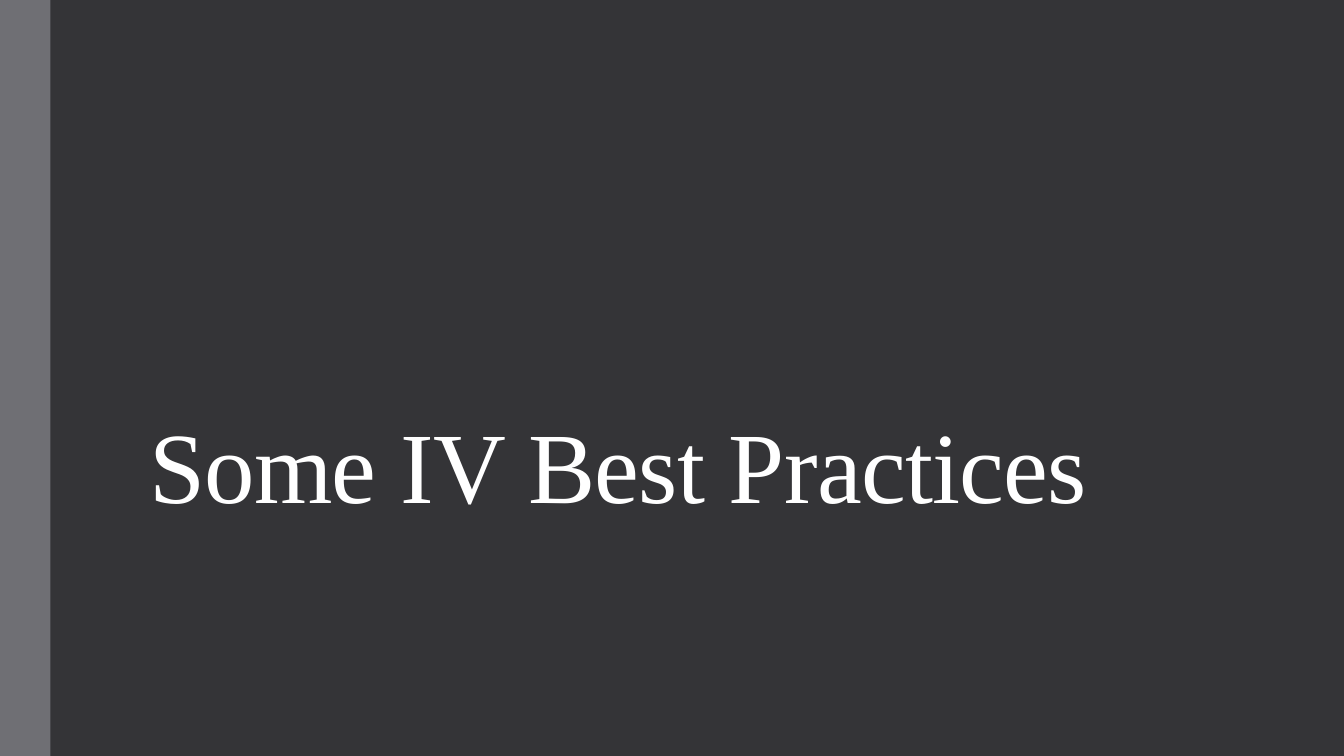
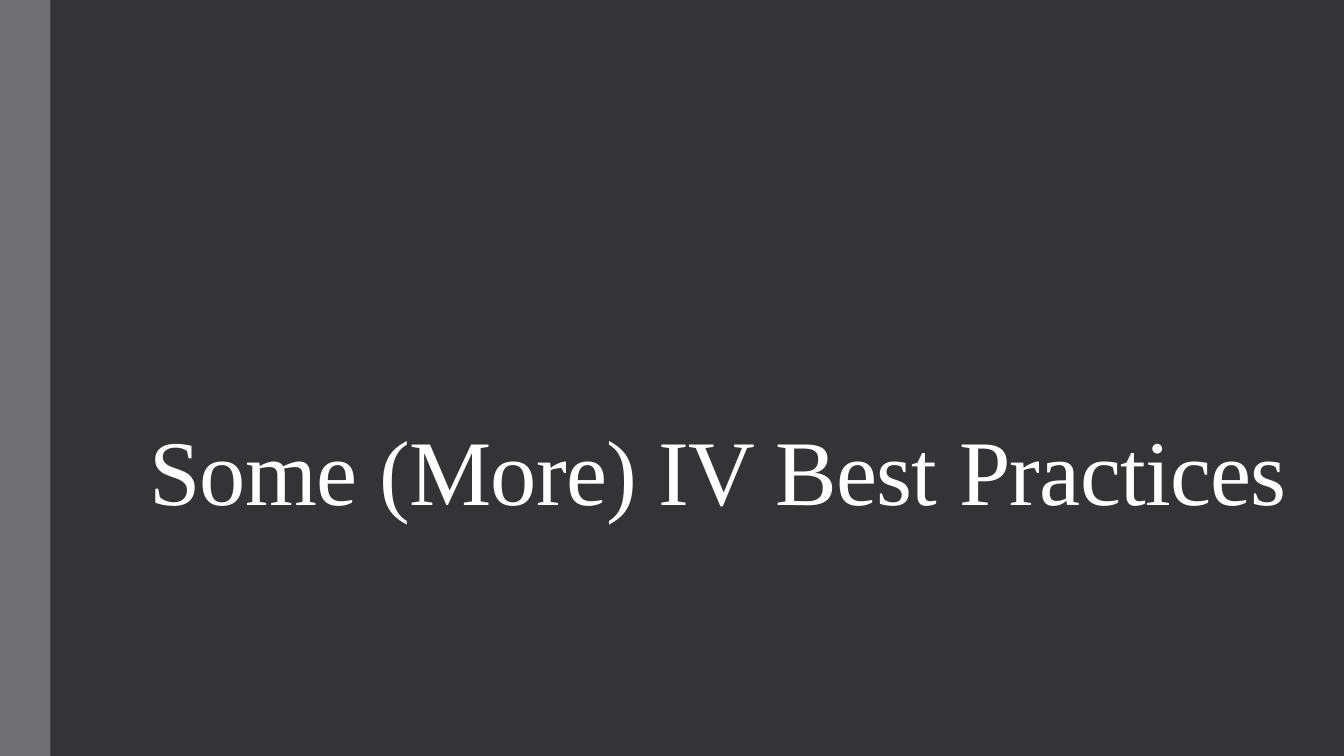
Before and after one commit to alex-hoagland/HAD5744, a slide deck: slide 55 of Lecture08_IV2/Lecture08_IVEstimation2.pptx (slide 36 before the commit). Drawn at 1344x756 pixels with LibreOffice and Linux fonts; fonts in the diff are those of the drawing. Boxes give left, top, right and bottom in pixels: in the first picture for what was removed or moved away, otherwise in the second. Text is boxed around its words. In the diff, an @@ line names an element or a change of style, - is before the commit and + after.

```diff
--- a/Lecture08_IV2/Lecture08_IVEstimation2.pptx
+++ b/Lecture08_IV2/Lecture08_IVEstimation2.pptx
@@ title at [149,441,1287,522]: text changed; size 72 to 66 pt @@
-Some IV Best Practices
+Some (More) IV Best Practices
```
Also in this commit, not shown: 8 other slides changed, 22 slides added, 3 slides removed, 5 other files.
